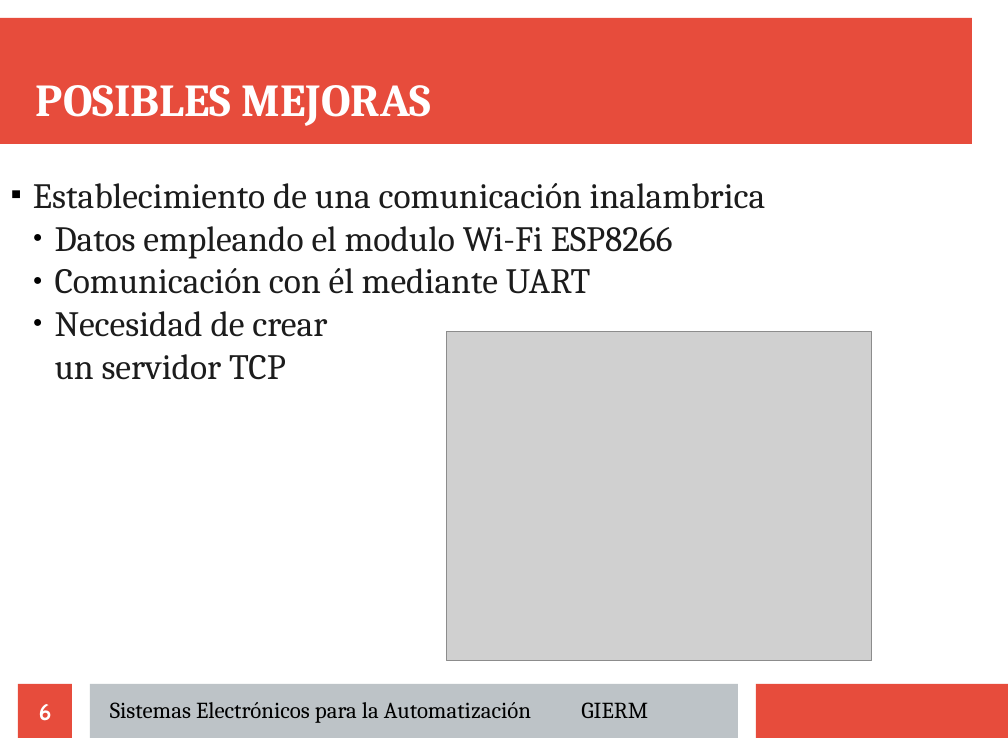
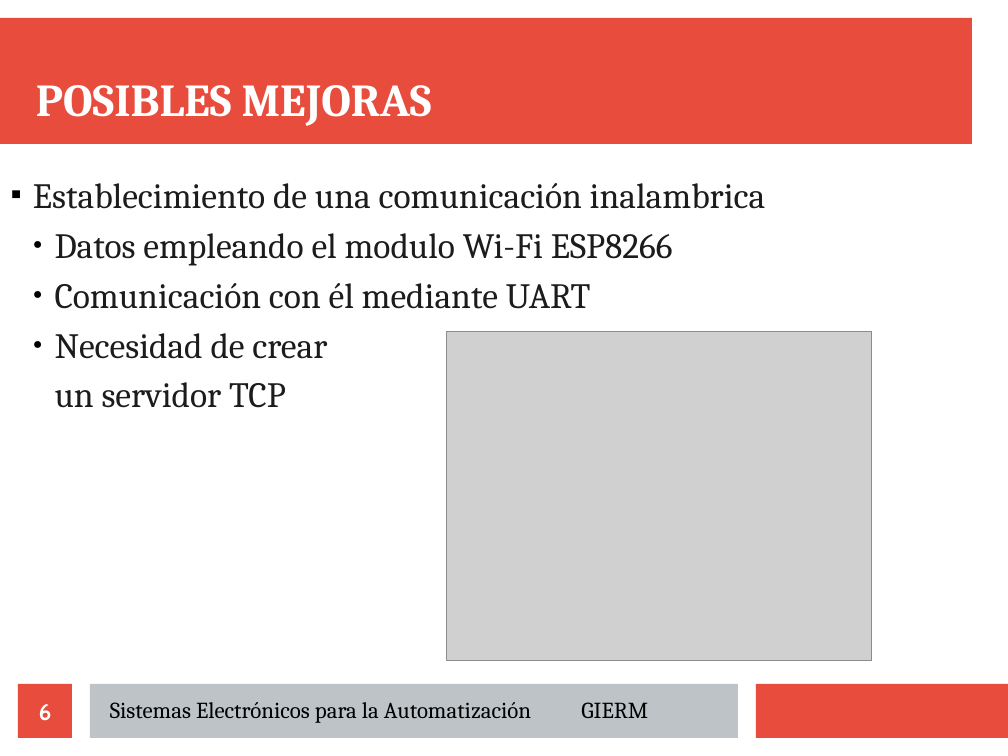
Before and after one commit to Richard-Haes-Ellis/Tiwiimo, a slide deck: slide 6 of docs/presentacion/defensa.odp. Drawn at 1008x756 pixels with LibreOffice and Linux fonts; fonts in the diff are those of the drawing; grey boxes stand for pictures. Boxes give left, top, right and bottom in pixels: in the first picture for what was removed or moved away, otherwise in the second. Text is boxed around its words. In the diff, an @@ line names an element or a change of style, - is before the commit and + after.

```diff
--- a/docs/presentacion/defensa.odp
+++ b/docs/presentacion/defensa.odp
@@ subtitle "Establecimiento de una comunicación inalambrica" at bbox=[33, 183, 766, 408]: more space between paragraphs @@
```
Also in this commit, not shown: 2 other files.
